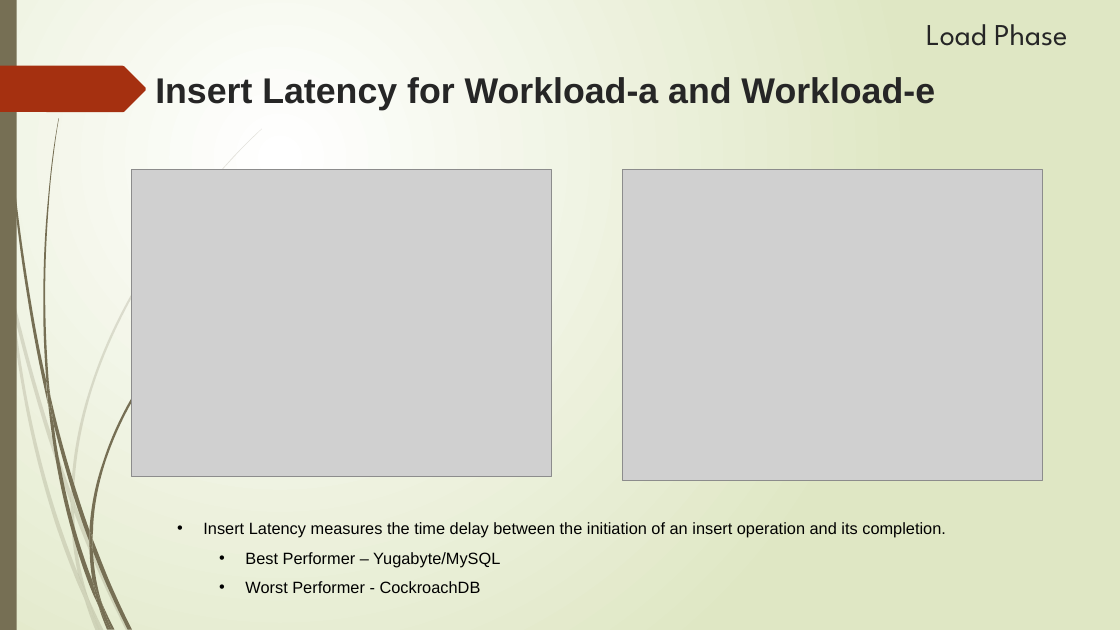
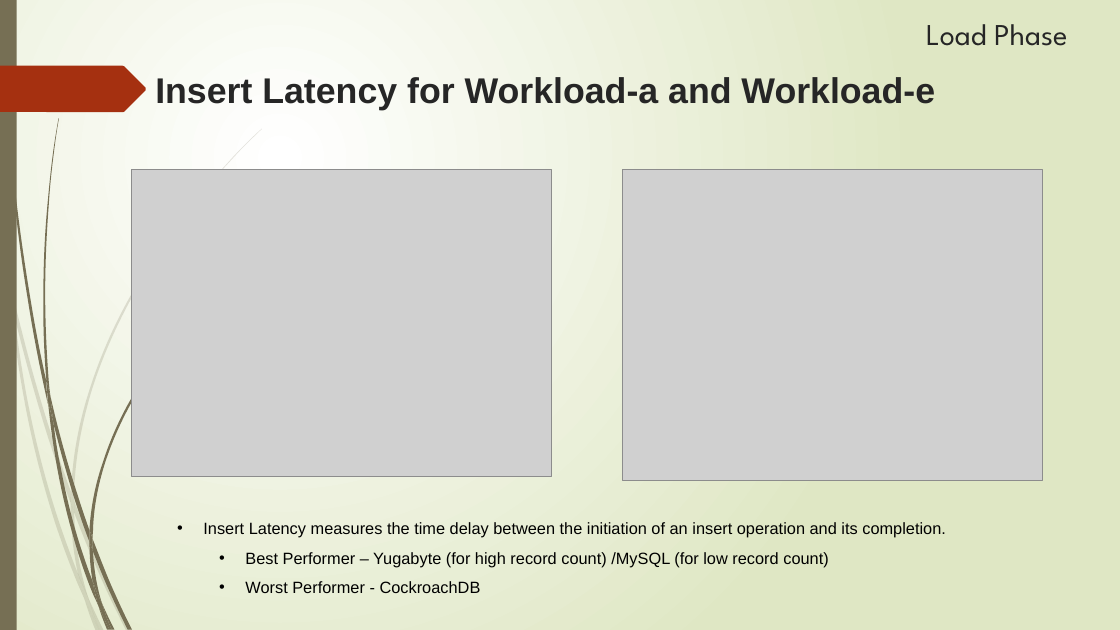
Before and after one commit to SonyShrestha/ADB_YCSB_YugabyteDB_CockroachDB, a slide deck: slide 21 of INFOH415.pptx (slide 18 before the commit). Drawn at 1120x630 pixels with LibreOffice and Linux fonts; fonts in the diff are those of the drawing; grey boxes stand for pictures. Boxes give left, top, right and bottom in pixels: in the first picture for what was removed or moved away, otherwise in the second. Text is boxed around its words. In the diff, an @@ line names an element or a change of style, - is before the commit and + after.

```diff
--- a/INFOH415.pptx
+++ b/INFOH415.pptx
@@ text at [245,552,828,567]: text changed @@
-  • Best Performer – Yugabyte/MySQL
+  • Best Performer – Yugabyte (for high record count) /MySQL (for low record count)
```
Also in this commit, not shown: 7 other slides changed, 5 slides added, 11 other files.
